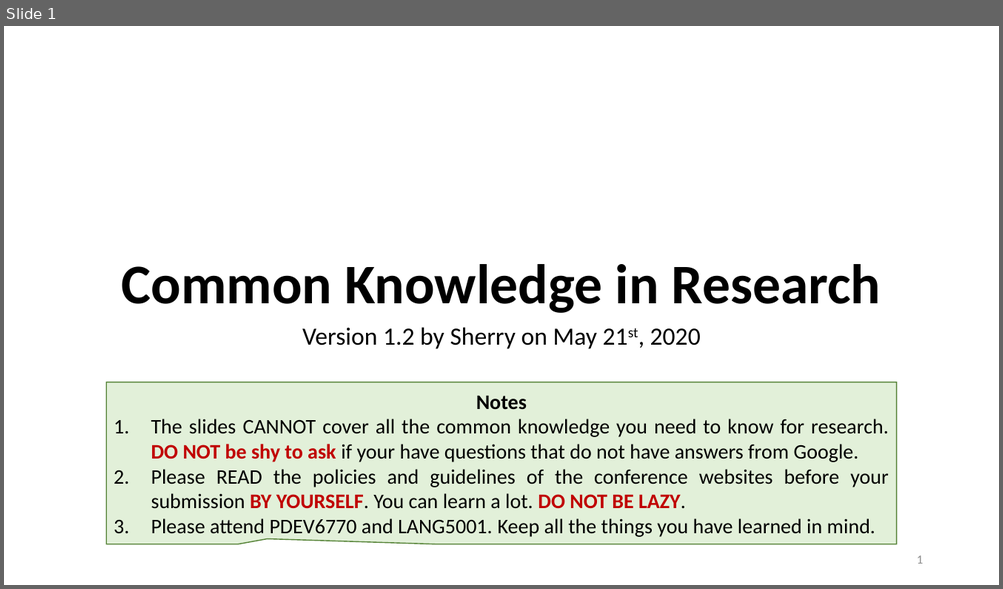
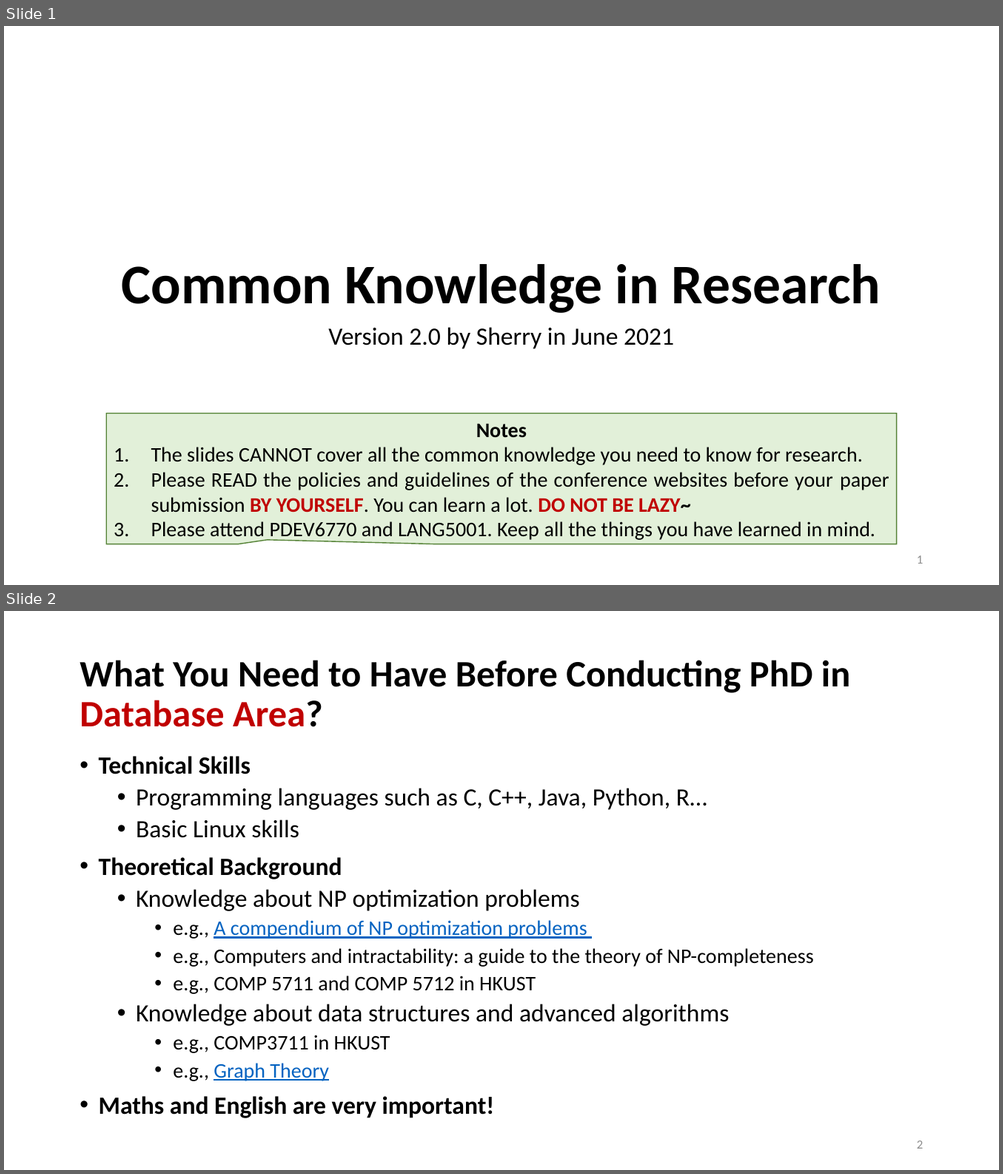
Before and after one commit to heathersherry/Knowledge-Graph-Tutorials-and-Papers, a slide deck: research suggestions.pptx. Shown one above the other, each under a label of ours: slide 1 before the commit, slides 1 and 2 after it. The pictures are 1003x589 and 1003x1174 pixels, drawn with LibreOffice and Linux fonts; fonts in the diff are those of the drawing. Boxes give left, top, right and bottom in pixels: in the first picture for what was removed or moved away, otherwise in the second. Text is boxed around its words. In the diff, an @@ line names an element or a change of style, - is before the commit and + after.

```diff
--- a/research suggestions.pptx
+++ b/research suggestions.pptx
@@ slide 2 added at [4, 611, 999, 1170], background #FFFFFF @@
@@ title added at [79, 660, 850, 727], 36 pt, text #000000, bold @@
+What You Need to Have Before Conducting PhD in Database Area?
@@ text added at [99, 756, 814, 1119], 24 pt, text #000000 @@
+• Technical Skills
+  • Programming languages such as C, C++, Java, Python, R…
+  • Basic Linux skills
+• Theoretical Background
+  • Knowledge about NP optimization problems
+    • e.g., A compendium of NP optimization problems
+    • e.g., Computers and intractability: a guide to the theory of NP-completeness
+    • e.g., COMP 5711 and COMP 5712 in HKUST
+  • Knowledge about data structures and advanced algorithms
+    • e.g., COMP3711 in HKUST
+    • e.g., Graph Theory
+• Maths and English are very important!
@@ page number added at [916, 1141, 922, 1149], 12 pt, text #8C8C8C @@
+2
@@ slide 1 changed as well @@
@@ subtitle at [328, 327, 674, 349]: text changed @@
-Version 1.2 by Sherry on May 21st, 2020
+Version 2.0 by Sherry in June 2021
@@ speech box "Notes": place and size @@
-speech box "Notes" at [106, 383, 896, 545]
+speech box "Notes" at [106, 414, 896, 545]
@@ text in speech box at [151, 447, 889, 513]: text changed @@
-1. The slides CANNOT cover all the common knowledge you need to know for research. DO NOT be shy to ask if your have questions that do not have answers from Google.
-2. Please READ the policies and guidelines of the conference websites before your submission BY YOURSELF. You can learn a lot. DO NOT BE LAZY.
+1. The slides CANNOT cover all the common knowledge you need to know for research.
+2. Please READ the policies and guidelines of the conference websites before your paper submission BY YOURSELF. You can learn a lot. DO NOT BE LAZY~
```
Also in this commit, not shown: 16 other slides changed, 14 other slides added.
